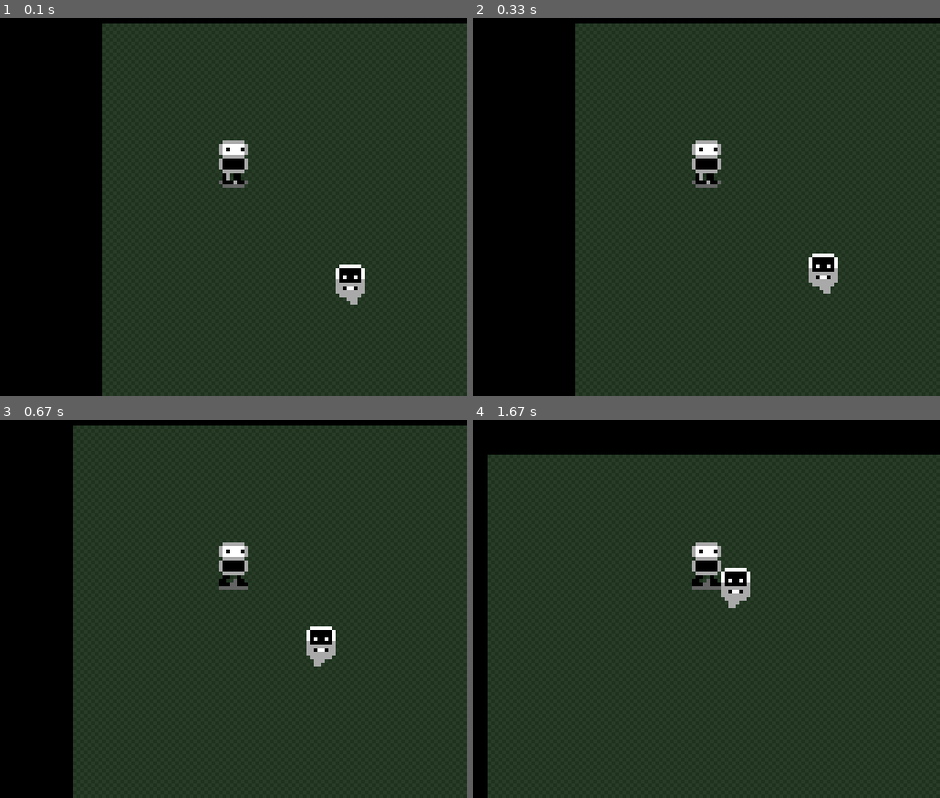
Above: before the commit, frames 1-4 (two rows, left to right).
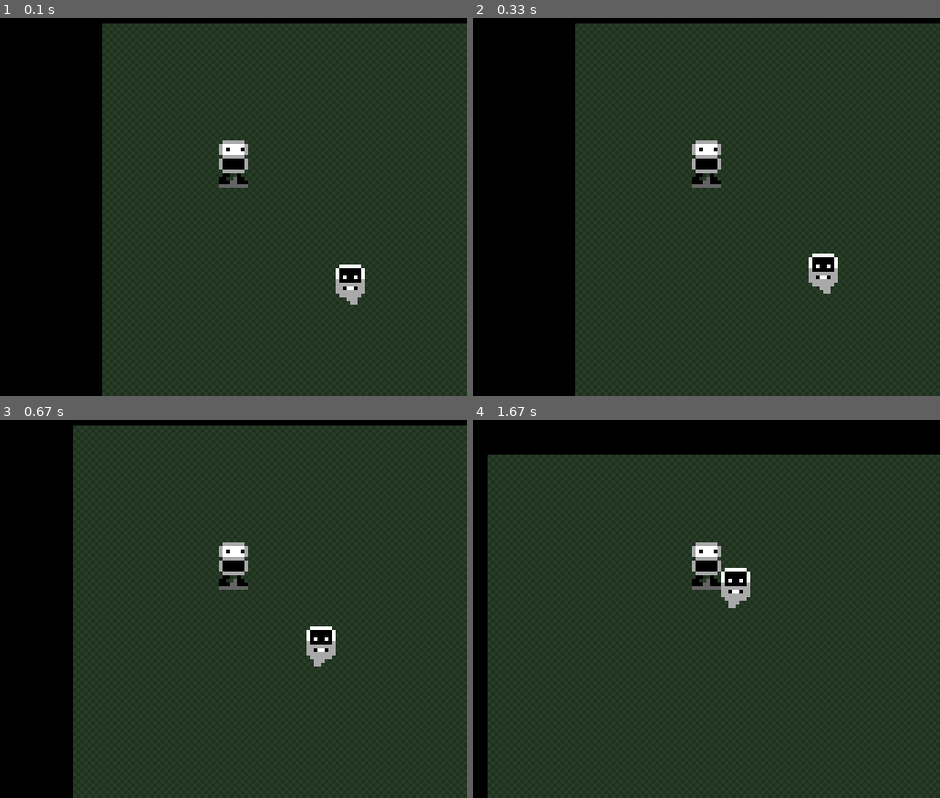
Above: after the commit, the same moments.

Repository: thefonzie-codes/pygame-rpg
Game: pygame game, started from main.py
The game is run twice, just before and just after one commit, with the same random seed, the same clock (stepped at 60 frames per second) and the same inputs.
Inputs:
- Up to frame 1 (0.1 s): no input
- Up to frame 2 (0.33 s): no input
- Up to frame 3 (0.67 s): hold D from 0.33 s (still down)
- Up to frame 4 (1.67 s): release D at 0.8 s; hold W 0.83-1.13 s; hold D 1.17-1.63 s

The runs differ from the first frame. In frame 1, less than 0.1% of the frame differs, in the area x 46-54%, y 41-45%; in frame 2, less than 0.1%; in frame 3, nothing differs; in frame 4, nothing differs.

Commit message:
ideal for criteria

Diff:
--- a/entities/player.py
+++ b/entities/player.py
@@ -109,9 +109,9 @@
         draw_x, draw_y = position
         if self.moving == False:
             if self.last_direction == 'right':
-                model = self.models[1]
+                model = self.models[0]
             elif self.last_direction == 'left':
-                model = self.models[3]
+                model = self.models[2]
 
         if self.moving == True:
             if self.last_direction == 'right':
